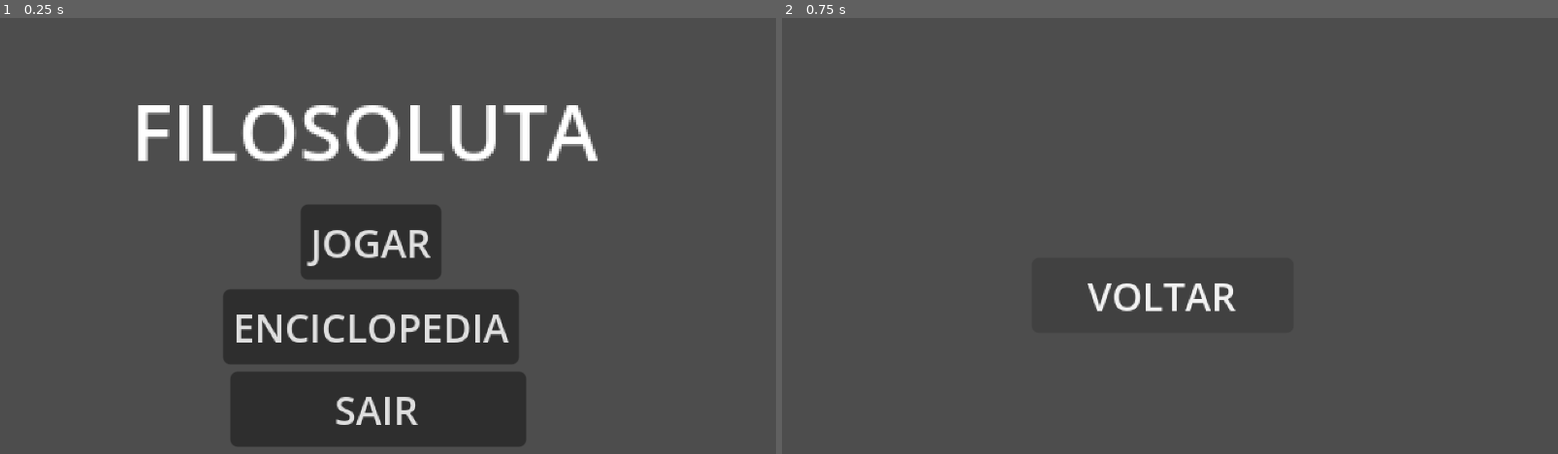
Above: before the commit, frames 1-2 (left to right).
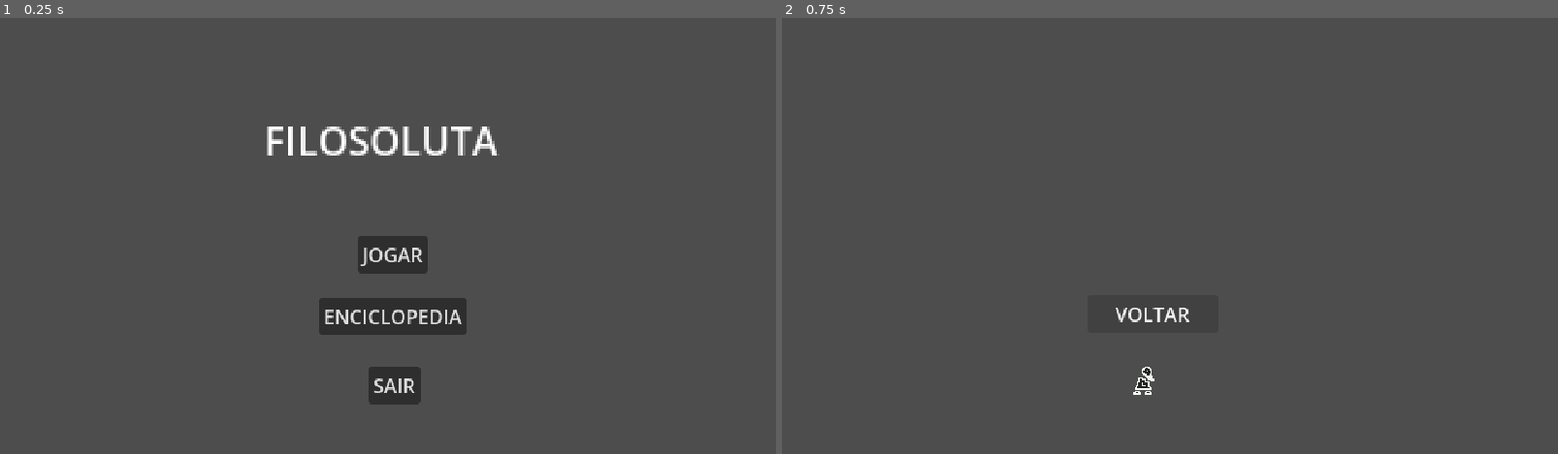
Above: after the commit, the same moments.

Repository: ArthurNaue/Filosoluta
Game: Godot game, scene res://main_scenes/main_menu/main_menu.tscn
The game is run twice, just before and just after one commit, with the same random seed, the same clock (stepped at 60 frames per second) and the same inputs. The engine's default icon, where the game draws it, is replaced by a stand-in: a white triangle on a blue panel in a dark square.
Inputs:
- Up to frame 1 (0.25 s): no input
- Up to frame 2 (0.75 s): click "ENCICLOPEDIA" at 0.5 s

The runs differ from the first frame. In frame 1, 18% of the frame differs, in the area x 17-77%, y 20-99%; in frame 2, 0.7%.

Commit message:
itch io settings

Diff:
--- a/entities/player/states/movement_state.gd
+++ b/entities/player/states/movement_state.gd
@@ -5,9 +5,9 @@
 var gravity = 8
 
 func state_physics_process(_delta: float) -> void:
-	if Input.is_action_pressed("A") && entitie.global_position.x >= 20:
+	if Input.is_action_pressed("A"):
 		entitie.global_position.x -= 10 * moveSpeed
-	if Input.is_action_pressed("D") && entitie.global_position.x <= 320:
+	if Input.is_action_pressed("D"):
 		entitie.global_position.x += 10 * moveSpeed
 	if Input.is_action_just_pressed("SPACE") and entitie.global_position.y >= 133:
 		entitie.global_position.y -= 100
--- a/main_scenes/enciclopedia/enciclopedia.tscn
+++ b/main_scenes/enciclopedia/enciclopedia.tscn
@@ -6,10 +6,10 @@
 script = ExtResource("1_tyvol")
 
 [node name="VoltarButton" type="Button" parent="." unique_id=1812093541]
-offset_left = 103.0
-offset_top = 99.0
-offset_right = 211.0
-offset_bottom = 130.0
+offset_left = 252.0
+offset_top = 229.0
+offset_right = 360.0
+offset_bottom = 260.0
 text = "VOLTAR"
 
 [connection signal="pressed" from="VoltarButton" to="." method="_on_voltar_button_pressed"]
--- a/main_scenes/main.gd
+++ /dev/null
@@ -1,5 +0,0 @@
-extends Node2D
-
-func _process(_delta: float) -> void:
-	if Input.is_action_just_pressed("ESC"):
-		get_tree().change_scene_to_file("res://main_scenes/main_menu.tscn")
--- a/main_scenes/main.tscn
+++ /dev/null
@@ -1,20 +0,0 @@
-[gd_scene format=3 uid="uid://d0dpqro3cafib"]
-
-[ext_resource type="PackedScene" uid="uid://i1orkjkix6g3" path="res://entities/player/player.tscn" id="1_8e5s8"]
-[ext_resource type="Script" uid="uid://bvwthlk25qj8y" path="res://main_scenes/main.gd" id="1_i0cl8"]
-[ext_resource type="PackedScene" uid="uid://bqjj85hm3qlyp" path="res://entities/enemy/enemy.tscn" id="2_i0cl8"]
-[ext_resource type="Texture2D" uid="uid://vlu05c1atn4a" path="res://assets/images/backgrounds/background.png" id="2_xxyhp"]
-
-[node name="Main" type="Node2D" unique_id=1903541426]
-script = ExtResource("1_i0cl8")
-
-[node name="Ground" type="Sprite2D" parent="." unique_id=342970501]
-texture_filter = 1
-position = Vector2(160, 90)
-texture = ExtResource("2_xxyhp")
-
-[node name="Player" parent="." unique_id=1509402790 instance=ExtResource("1_8e5s8")]
-position = Vector2(17, 133)
-
-[node name="Enemy" parent="." unique_id=1746242185 instance=ExtResource("2_i0cl8")]
-position = Vector2(291, 133)
--- a/main_scenes/main_game/main.gd
+++ b/main_scenes/main_game/main.gd
@@ -1,2 +1,5 @@
 extends Node2D
-class_name MainGame
+
+func _process(_delta: float) -> void:
+	if Input.is_action_just_pressed("ESC"):
+		get_tree().change_scene_to_file("res://main_scenes/main_menu.tscn")
--- a/main_scenes/main_game/main.tscn
+++ b/main_scenes/main_game/main.tscn
@@ -1,13 +1,16 @@
 [gd_scene format=3 uid="uid://d0dpqro3cafib"]
 
-[ext_resource type="PackedScene" uid="uid://h7sc38ldef0a" path="res://entities/player/player.tscn" id="1_8e5s8"]
-[ext_resource type="Script" uid="uid://bkel0impto3nt" path="res://main_scenes/main_game/main.gd" id="1_v517d"]
 [ext_resource type="PackedScene" uid="uid://bqjj85hm3qlyp" path="res://entities/enemy/enemy.tscn" id="2_i0cl8"]
 [ext_resource type="Texture2D" uid="uid://vlu05c1atn4a" path="res://assets/images/backgrounds/background.png" id="2_xxyhp"]
 
+[sub_resource type="GDScript" id="GDScript_n2yxn"]
+script/source = "extends Node2D
+class_name MainGame
+"
+
 [node name="Main" type="Node2D" unique_id=1903541426]
 position = Vector2(-20, -1)
-script = ExtResource("1_v517d")
+script = SubResource("GDScript_n2yxn")
 
 [node name="Ground" type="Sprite2D" parent="." unique_id=342970501]
 texture_filter = 1
@@ -16,6 +19,3 @@
 
 [node name="Enemy" parent="." unique_id=1746242185 instance=ExtResource("2_i0cl8")]
 position = Vector2(330, 134)
-
-[node name="Player" parent="." unique_id=1509402790 instance=ExtResource("1_8e5s8")]
-position = Vector2(38, 133)
--- a/main_scenes/main_menu.gd
+++ /dev/null
@@ -1,7 +0,0 @@
-extends Node2D
-
-func _on_play_button_pressed():
-	get_tree().change_scene_to_file("res://main_scenes/main.tscn")
-
-func _on_enciclopedia_button_pressed():
-	get_tree().change_scene_to_file("res://main_scenes/enciclopedia/enciclopedia.tscn")
--- a/main_scenes/main_menu.tscn
+++ /dev/null
@@ -1,32 +0,0 @@
-[gd_scene format=3 uid="uid://cgv15l2tllup6"]
-
-[ext_resource type="Script" uid="uid://i3lsb3q74kjv" path="res://main_scenes/main_menu.gd" id="1_gvura"]
-
-[node name="MainMenu" type="Node2D" unique_id=527019577]
-script = ExtResource("1_gvura")
-
-[node name="MenuText" type="RichTextLabel" parent="." unique_id=808529544]
-texture_filter = 1
-offset_left = 54.0
-offset_top = 23.0
-offset_right = 159.25
-offset_bottom = 47.75
-scale = Vector2(2, 2)
-text = "FILOSOLUTA"
-
-[node name="PlayButton" type="Button" parent="." unique_id=1166860119]
-offset_left = 126.0
-offset_top = 85.0
-offset_right = 184.0
-offset_bottom = 116.0
-text = "JOGAR"
-
-[node name="EnciclopediaButton" type="Button" parent="." unique_id=260513537]
-offset_left = 94.0
-offset_top = 121.0
-offset_right = 216.0
-offset_bottom = 152.0
-text = "ENCICLOPEDIA"
-
-[connection signal="pressed" from="PlayButton" to="." method="_on_play_button_pressed"]
-[connection signal="pressed" from="EnciclopediaButton" to="." method="_on_enciclopedia_button_pressed"]
--- a/main_scenes/main_menu/main_menu.gd
+++ b/main_scenes/main_menu/main_menu.gd
@@ -6,5 +6,5 @@
 func _on_enciclopedia_button_pressed():
 	get_tree().change_scene_to_file("res://main_scenes/enciclopedia/enciclopedia.tscn")
 
-func _on_exit_button_pressed():
+func _on_button_pressed():
 	get_tree().quit()
--- a/main_scenes/main_menu/main_menu.tscn
+++ b/main_scenes/main_menu/main_menu.tscn
@@ -1,40 +1,40 @@
 [gd_scene format=3 uid="uid://cgv15l2tllup6"]
 
-[ext_resource type="Script" uid="uid://i3lsb3q74kjv" path="res://main_scenes/main_menu/main_menu.gd" id="1_gvura"]
+[ext_resource type="Script" uid="uid://i3lsb3q74kjv" path="res://main_scenes/main_menu.gd" id="1_gvura"]
 
 [node name="MainMenu" type="Node2D" unique_id=527019577]
 script = ExtResource("1_gvura")
 
 [node name="MenuText" type="RichTextLabel" parent="." unique_id=808529544]
 texture_filter = 1
-offset_left = 54.0
-offset_top = 23.0
-offset_right = 159.25
-offset_bottom = 47.75
+offset_left = 218.0
+offset_top = 78.0
+offset_right = 323.25
+offset_bottom = 102.75
 scale = Vector2(2, 2)
 text = "FILOSOLUTA"
 
 [node name="PlayButton" type="Button" parent="." unique_id=1166860119]
-offset_left = 124.0
-offset_top = 77.0
-offset_right = 182.0
-offset_bottom = 108.0
+offset_left = 295.0
+offset_top = 180.0
+offset_right = 353.0
+offset_bottom = 211.0
 text = "JOGAR"
 
 [node name="EnciclopediaButton" type="Button" parent="." unique_id=260513537]
-offset_left = 92.0
-offset_top = 112.0
-offset_right = 214.0
-offset_bottom = 143.0
+offset_left = 263.0
+offset_top = 231.0
+offset_right = 385.0
+offset_bottom = 262.0
 text = "ENCICLOPEDIA"
 
-[node name="ExitButton" type="Button" parent="." unique_id=204818748]
-offset_left = 95.0
-offset_top = 146.0
-offset_right = 217.0
-offset_bottom = 177.0
+[node name="Button" type="Button" parent="." unique_id=485944414]
+offset_left = 304.0
+offset_top = 288.0
+offset_right = 347.0
+offset_bottom = 319.0
 text = "SAIR"
 
 [connection signal="pressed" from="PlayButton" to="." method="_on_play_button_pressed"]
 [connection signal="pressed" from="EnciclopediaButton" to="." method="_on_enciclopedia_button_pressed"]
-[connection signal="pressed" from="ExitButton" to="." method="_on_exit_button_pressed"]
+[connection signal="pressed" from="Button" to="." method="_on_button_pressed"]
--- a/project.godot
+++ b/project.godot
@@ -21,10 +21,12 @@
 
 [display]
 
-window/size/viewport_width=320
-window/size/viewport_height=180
-window/size/mode=3
-window/stretch/mode="canvas_items"
+window/size/viewport_width=640
+window/size/viewport_height=360
+window/size/window_width_override=1280
+window/size/window_height_override=720
+window/stretch/mode="viewport"
+window/stretch/scale_mode="integer"
 
 [file_customization]
 
@@ -94,3 +96,4 @@
 
 textures/canvas_textures/default_texture_filter=0
 rendering_device/driver.windows="d3d12"
+textures/stretch/scale_mode="fractional"
Not shown, changed: export_presets.cfg
Not shown, removed: main_scenes/main.gd.uid
Not shown, changed: main_scenes/main_game/main.gd.uid
Not shown, removed: main_scenes/main_menu.gd.uid
